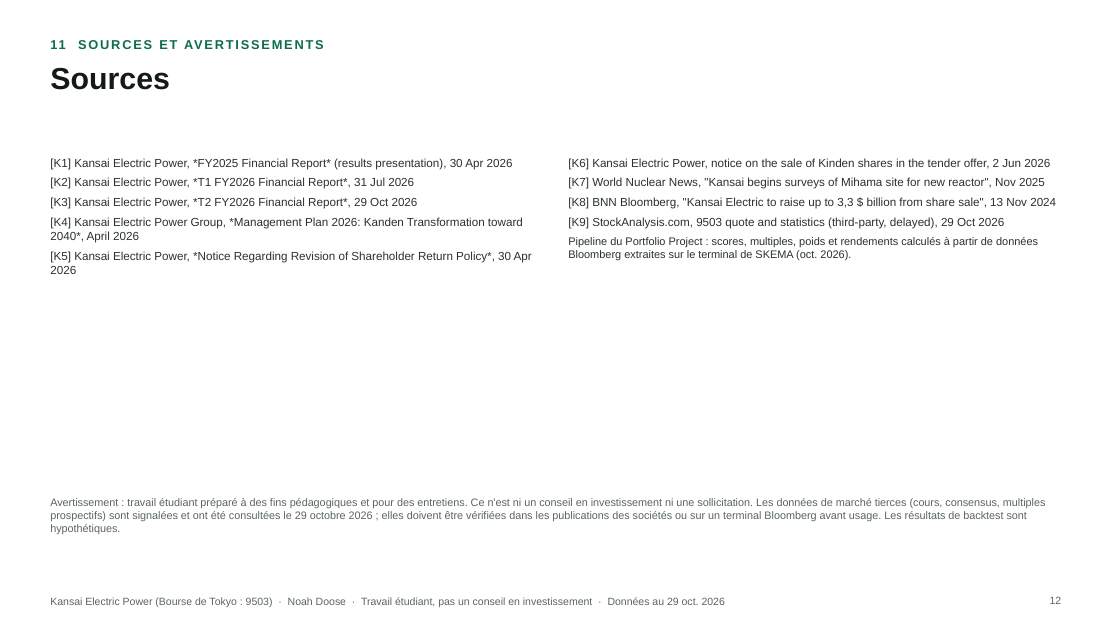
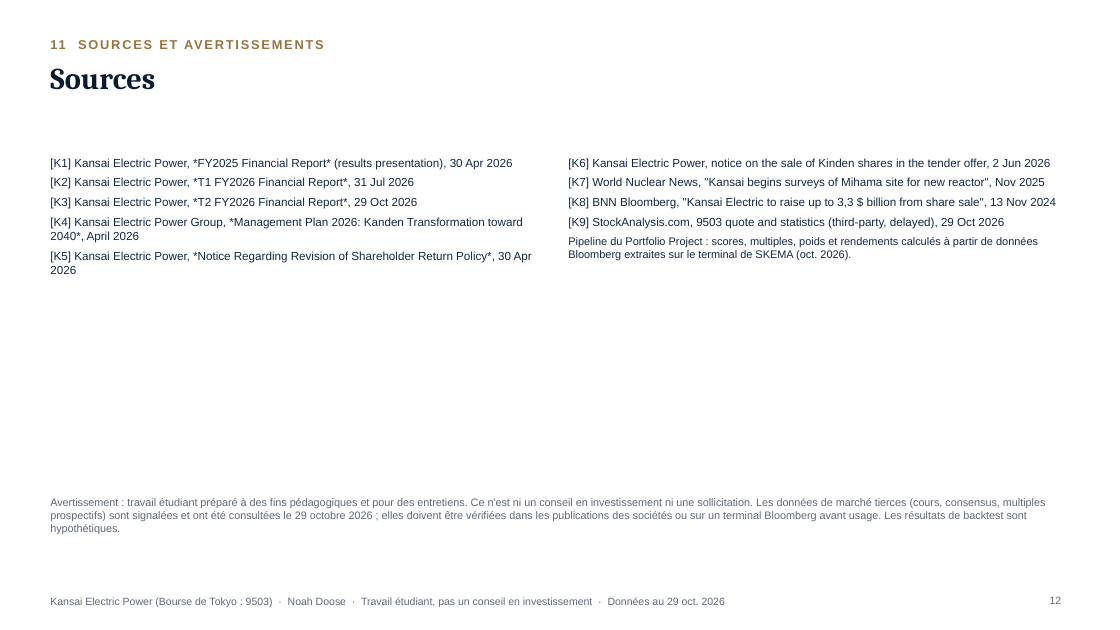
Before and after one commit to Fayzzy11/Portfolio-Project, a slide deck: slide 12 of docs/assets/pitches/9503_JP_Kansai_Electric_Power_pitch_FR.pptx. Drawn at 1120x630 pixels with LibreOffice and Linux fonts; fonts in the diff are those of the drawing. Boxes give left, top, right and bottom in pixels: in the first picture for what was removed or moved away, otherwise in the second. Text is boxed around its words. In the diff, an @@ line names an element or a change of style, - is before the commit and + after.

```diff
--- a/docs/assets/pitches/9503_JP_Kansai_Electric_Power_pitch_FR.pptx
+++ b/docs/assets/pitches/9503_JP_Kansai_Electric_Power_pitch_FR.pptx
@@ text "11 SOURCES ET AVERTISSEMENTS" at [50,40,65,49]: text colour #0E6B4F to #9A7440 @@
@@ title "Sources" at [50,68,155,90]: font Arial to Cambria, text colour #141A17 to #0A1A30 @@
@@ text "[K1] Kansai Electric Power, *FY2025 ..." at [50,158,532,274]: text colour #2A322E to #142846 @@
@@ text "[K6] Kansai Electric Power, notice ..." at [568,158,1056,261]: text colour #2A322E to #142846 @@
@@ text colour #5B6660 to #616A78 in 3 elements at [50,498,1046,534], [1050,596,1062,604], [50,597,725,607] @@
```
Also in this commit, not shown: 11 other slides changed, 37 other files.
